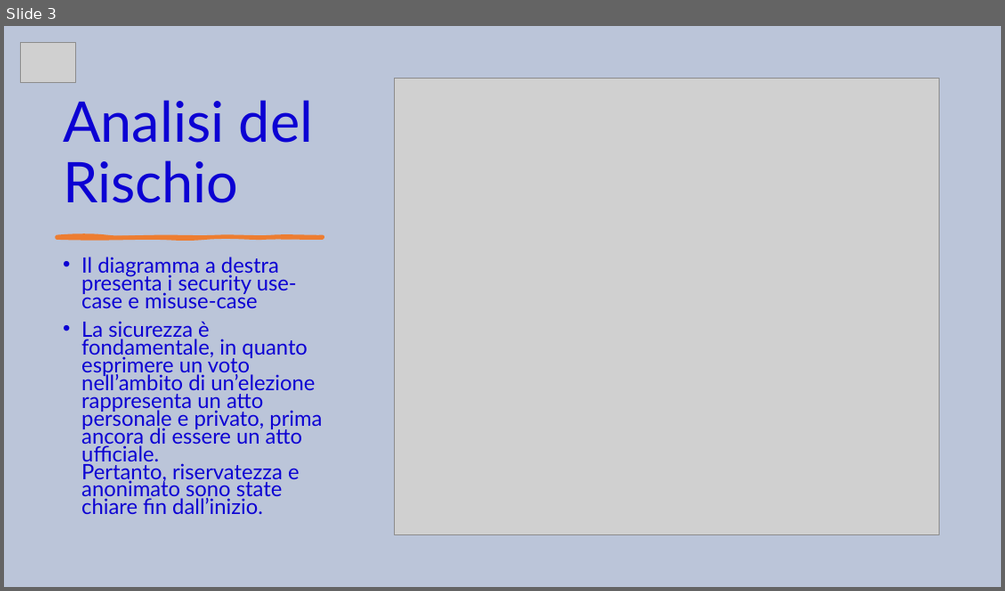
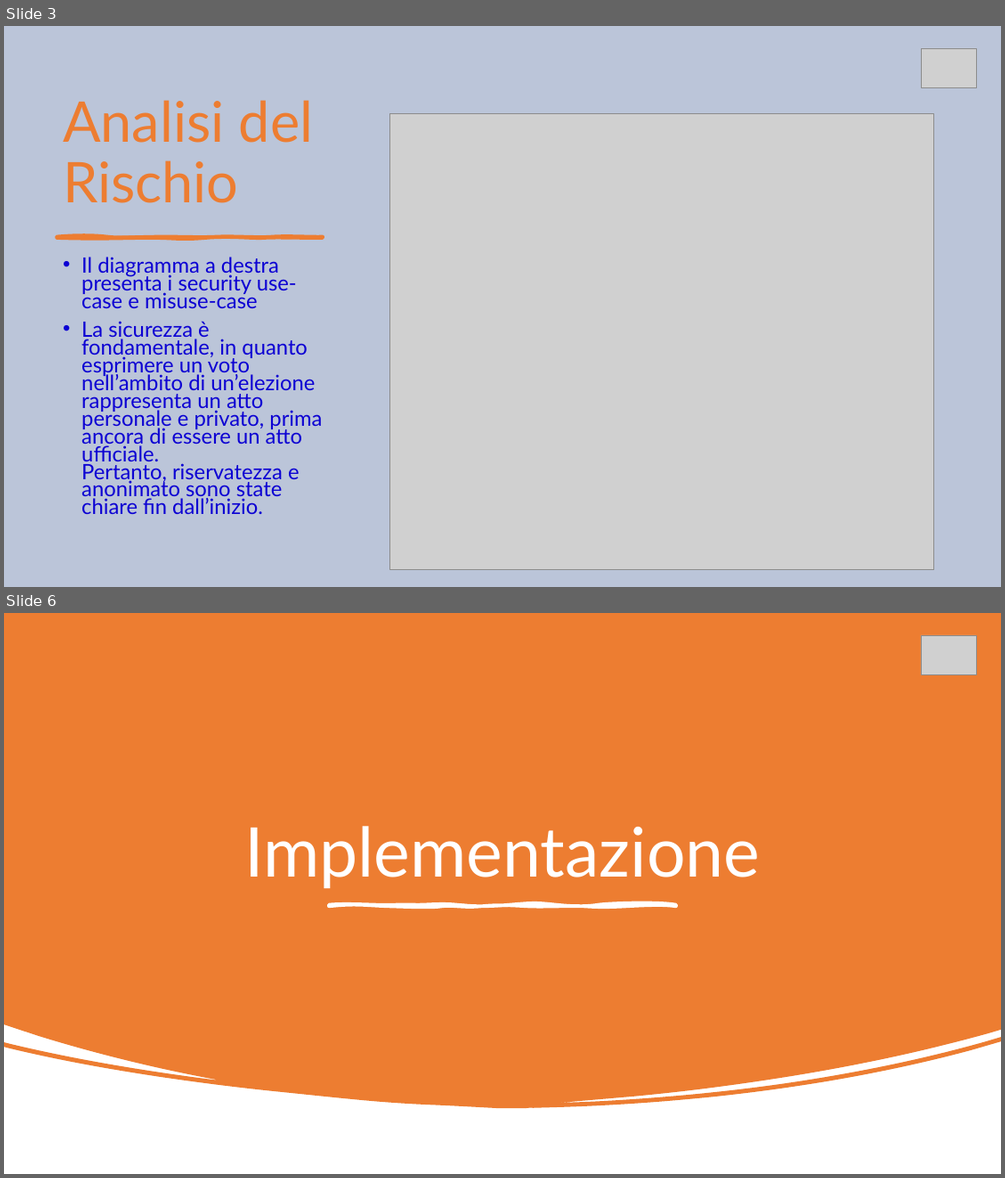
Before and after one commit to RiccardoBarbieri/iovoto, a slide deck: ioVoto.pptx. Shown one above the other, each under a label of ours: slide 3 before the commit, slides 3 and 6 after it; the slides between them are not shown. The pictures are 1005x591 and 1005x1178 pixels, drawn with LibreOffice and Linux fonts; fonts in the diff are those of the drawing; grey boxes stand for pictures. Boxes give left, top, right and bottom in pixels: in the first picture for what was removed or moved away, otherwise in the second. Text is boxed around its words. In the diff, an @@ line names an element or a change of style, - is before the commit and + after.

```diff
--- a/ioVoto.pptx
+++ b/ioVoto.pptx
@@ slide 6 added at [4, 613, 1001, 1174], background #FFFFFF @@
@@ freeform shape added at [4, 613, 1001, 1108], fill #ED7D31 @@
@@ picture added at [921, 635, 976, 675] @@
@@ title added at [244, 826, 760, 889], 66 pt, text #FFFFFF @@
+Implementazione
@@ freeform shape added at [329, 905, 676, 906], fill #FFFFFF, outline #FFFFFF 3.25 pt @@
@@ slide 3 changed as well @@
@@ picture: place and size @@
-picture at [20, 43, 76, 83]
+picture at [921, 48, 976, 88]
@@ title "Analisi del Rischio" at [63, 100, 313, 203]: text colour #0C01D3 to #ED7D31 @@
@@ picture: place and size @@
-picture at [395, 79, 938, 534]
+picture at [390, 113, 934, 570]
```
Also in this commit, not shown: 2 other slides changed, 3 other slides added.
